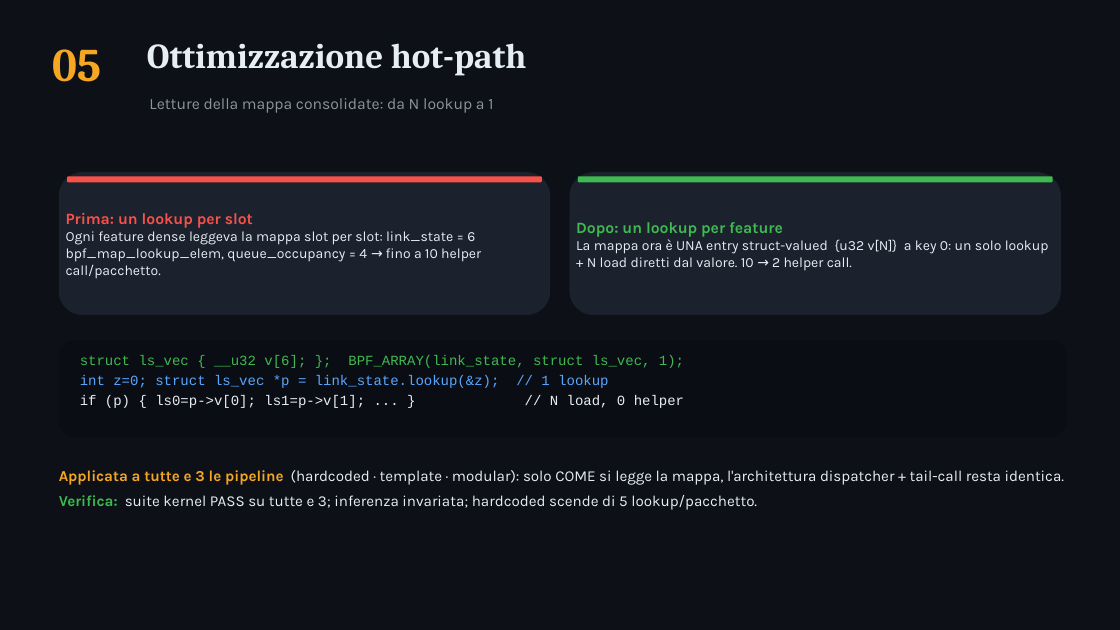
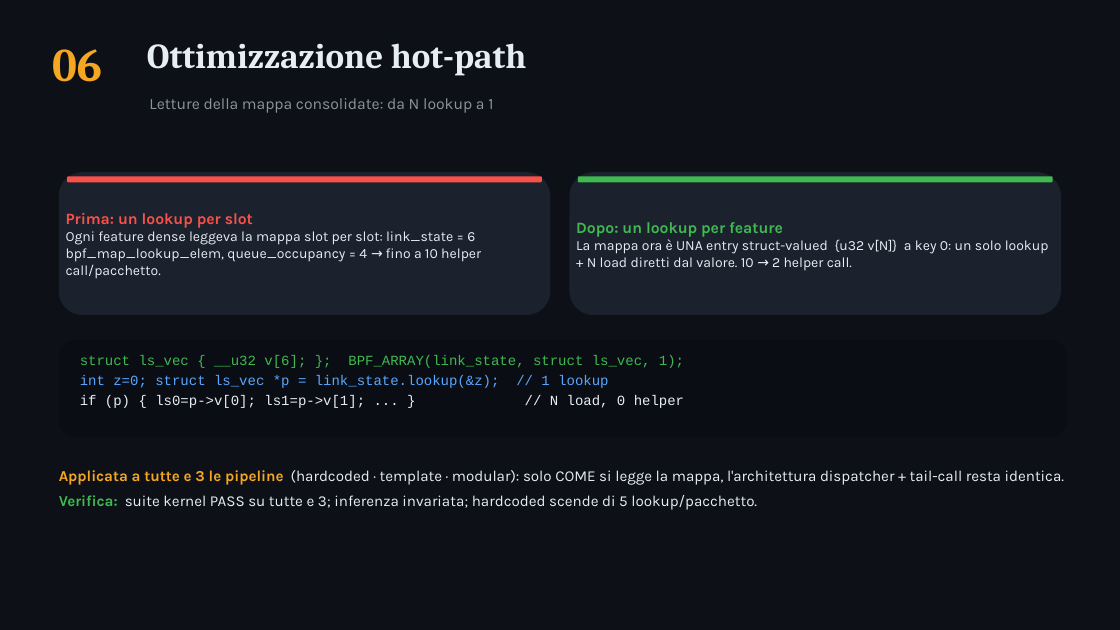
Before and after one commit to ettore-cantile/ipa_lab, a slide deck: slide 7 of docs/IPA_hardcoded_IV_ricompilazione.pptx (slide 6 before the commit). Drawn at 1120x630 pixels with LibreOffice and Linux fonts; fonts in the diff are those of the drawing. Boxes give left, top, right and bottom in pixels: in the first picture for what was removed or moved away, otherwise in the second. Text is boxed around its words. In the diff, an @@ line names an element or a change of style, - is before the commit and + after.

```diff
--- a/docs/IPA_hardcoded_IV_ricompilazione.pptx
+++ b/docs/IPA_hardcoded_IV_ricompilazione.pptx
@@ text at (52,49,102,82): text changed @@
-05
+06
```
Also in this commit, not shown: 8 other slides changed, 2 slides added, 1 slide removed, 1 other file.
